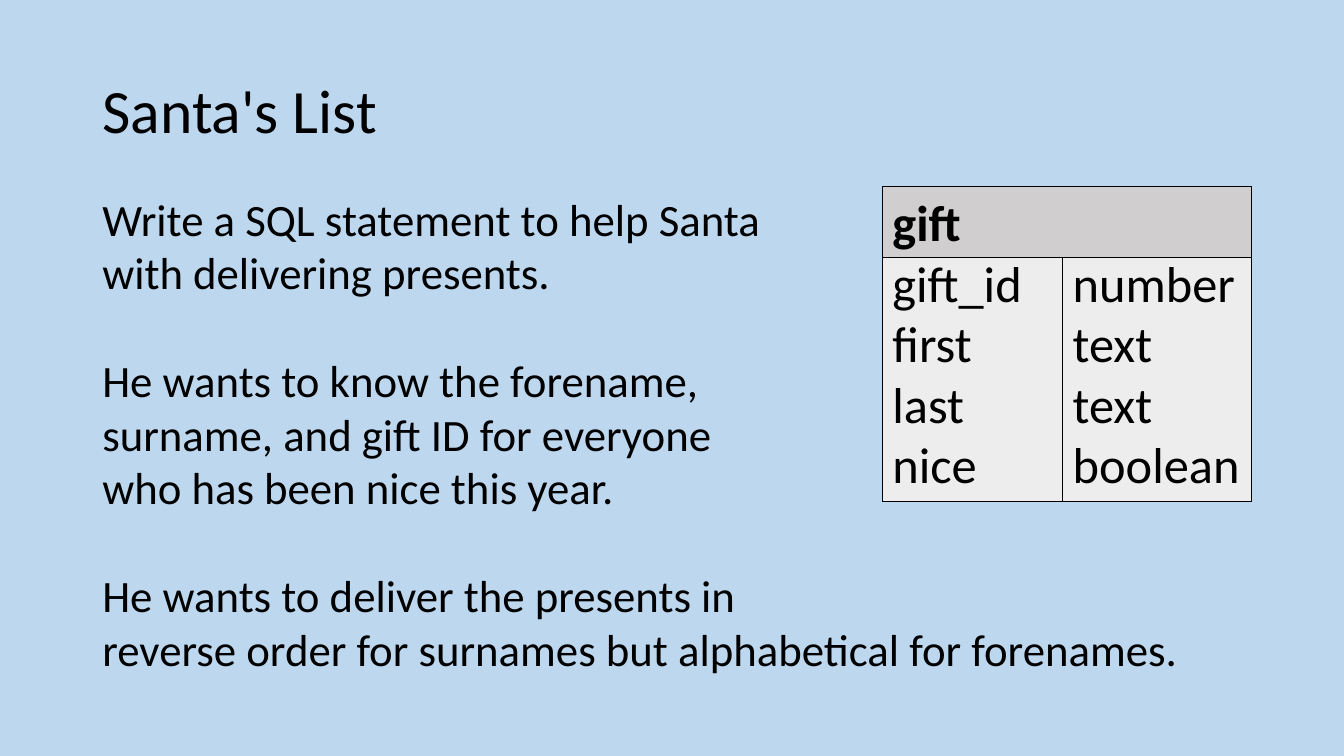
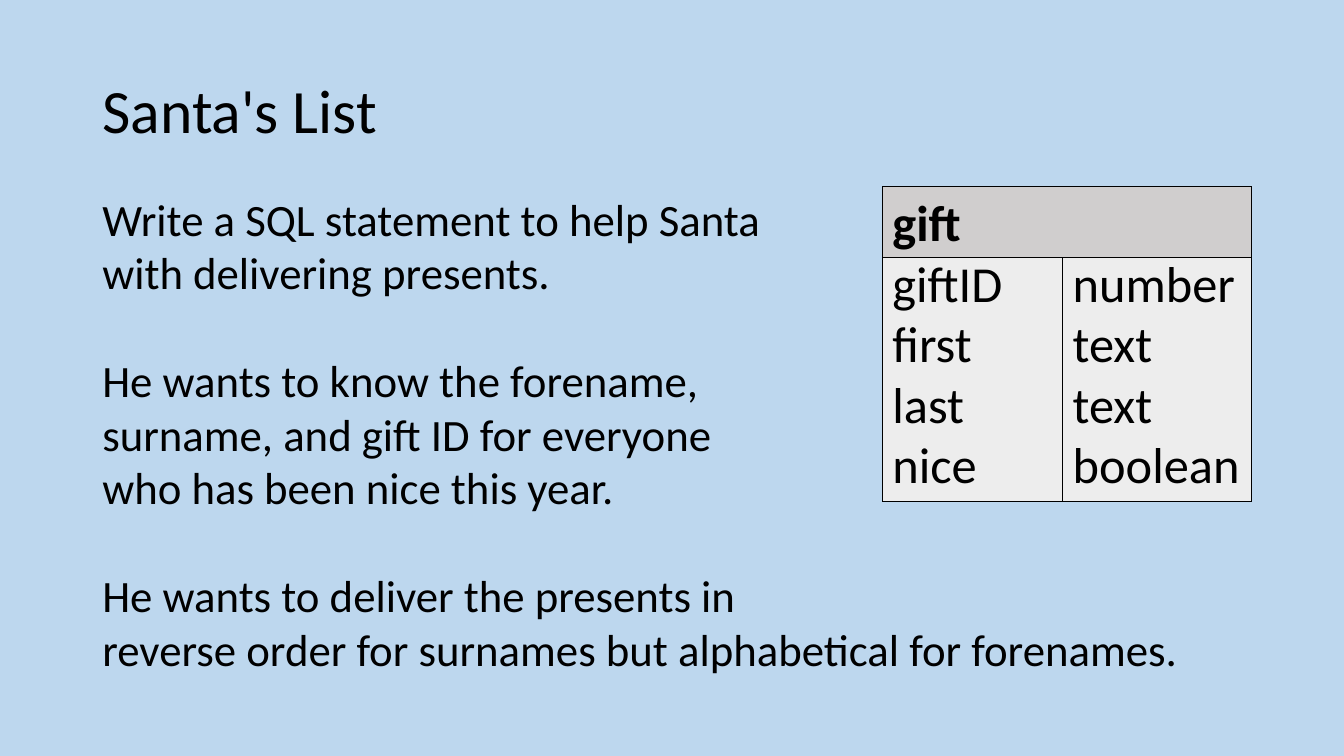
Before and after one commit to MrFriendCS/MrFriendCS.github.io, a slide deck: slide 62 of n5/ddd/N5 CS DDD Slides.pptx. Drawn at 1344x756 pixels with LibreOffice and Linux fonts; fonts in the diff are those of the drawing. Boxes give left, top, right and bottom in pixels: in the first picture for what was removed or moved away, otherwise in the second. Text is boxed around its words. In the diff, an @@ line names an element or a change of style, - is before the commit and + after.

```diff
--- a/n5/ddd/N5 CS DDD Slides.pptx
+++ b/n5/ddd/N5 CS DDD Slides.pptx
@@ text in rectangle at (892, 267, 1002, 311): text changed @@
-gift_id
+giftID
```
Also in this commit, not shown: 14 other slides changed, 8 slides added, 4 other files.
